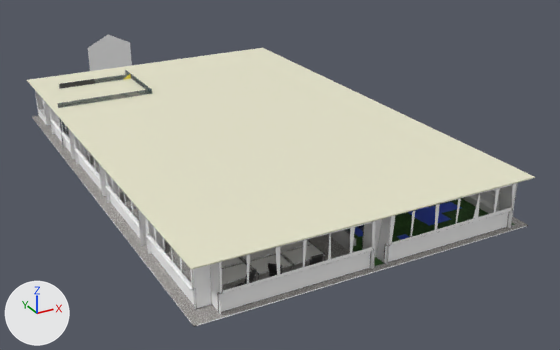
A saved change to the OBJ model models/vrLabsModel/planta6.obj.
Camera for both pictures: a 50 mm camera at (-10.1, -20.8, 9.7) aimed at (2.0, 1.0, -1.3). The axes (+X, +Y, +Z) are drawn at lower left. The lights are the same throughout. Where no turn or scale is listed for an object, it has been applied to the vertices. Vertices at the same position are counted once.

In view in the first picture: 'Techo_Cube.029', 'comunicacion_Cylinder.026', 'cristaleraAgora_Cube.007', 'cristalera_entrada_Cube.001', 'cristalerasFrontales_Cube.002', 'pared'.
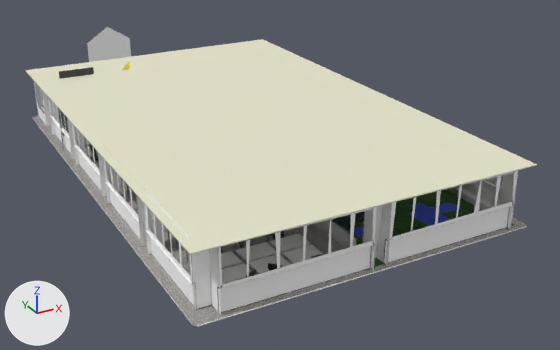
What the commit changed:
Material 'glassMaterial' (mat_glassmaterial) changes its picture from img_cristal2_png to img_paredes_png.
me_pared has 1310 vertices, 961 faces and spans x -4.9..4.8, y -7.7..13.7, z -0.8..1.6.
me_pared is used by ob_pared; location (0.0, 0.0, 0.0).
me_pared part 1: the whole mesh is scaled about the mesh origin by (0.999, 1, 1.28).
me_techo_cube_029 has 8 vertices, 6 faces and spans x -4.9..4.8, y -7.7..7.7, z 1.4.
me_techo_cube_029 is used by ob_techo_cube_029; location (0.0, 0.0, 0.0).
me_techo_cube_029 part 2: the whole mesh is moved by (0.0, 0.0, 0.4).

Changed parts and their boxes [x1, y1, x2, y2] in the pictures (560 x 350 px; the box of a moved part takes in the faces that stretch with it):
'Techo_Cube.029', mesh moved: before [27, 48, 535, 270]; after [25, 39, 537, 255]
'pared', mesh rescaled: before [32, 35, 528, 327]; after [32, 27, 528, 328]
'cristalera_entrada_Cube.001', surface changed: [59, 70, 151, 90] in both
part 1 of me_pared, moved or reshaped: before [35, 35, 518, 312]; after [34, 27, 519, 312]
